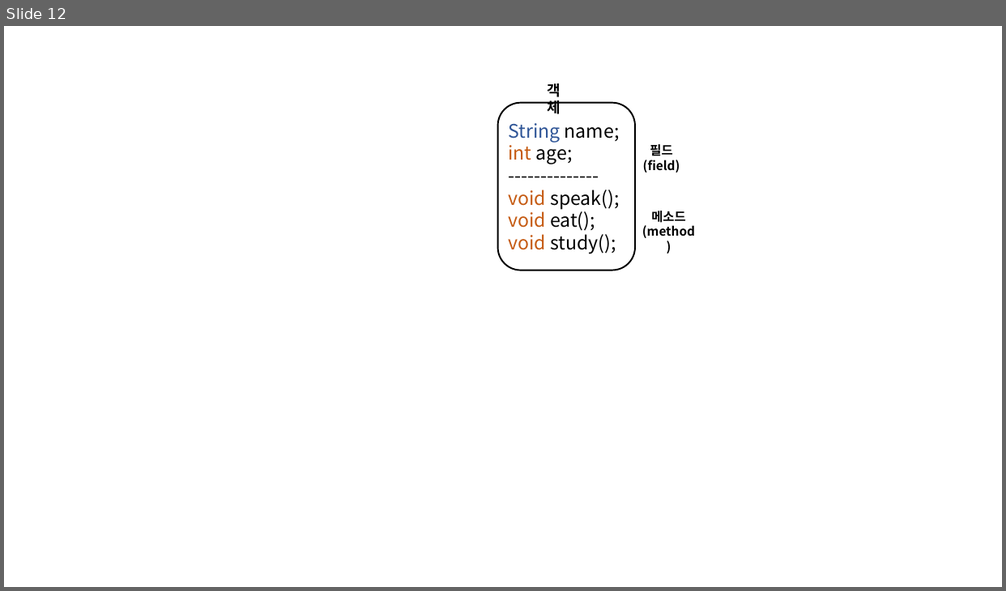
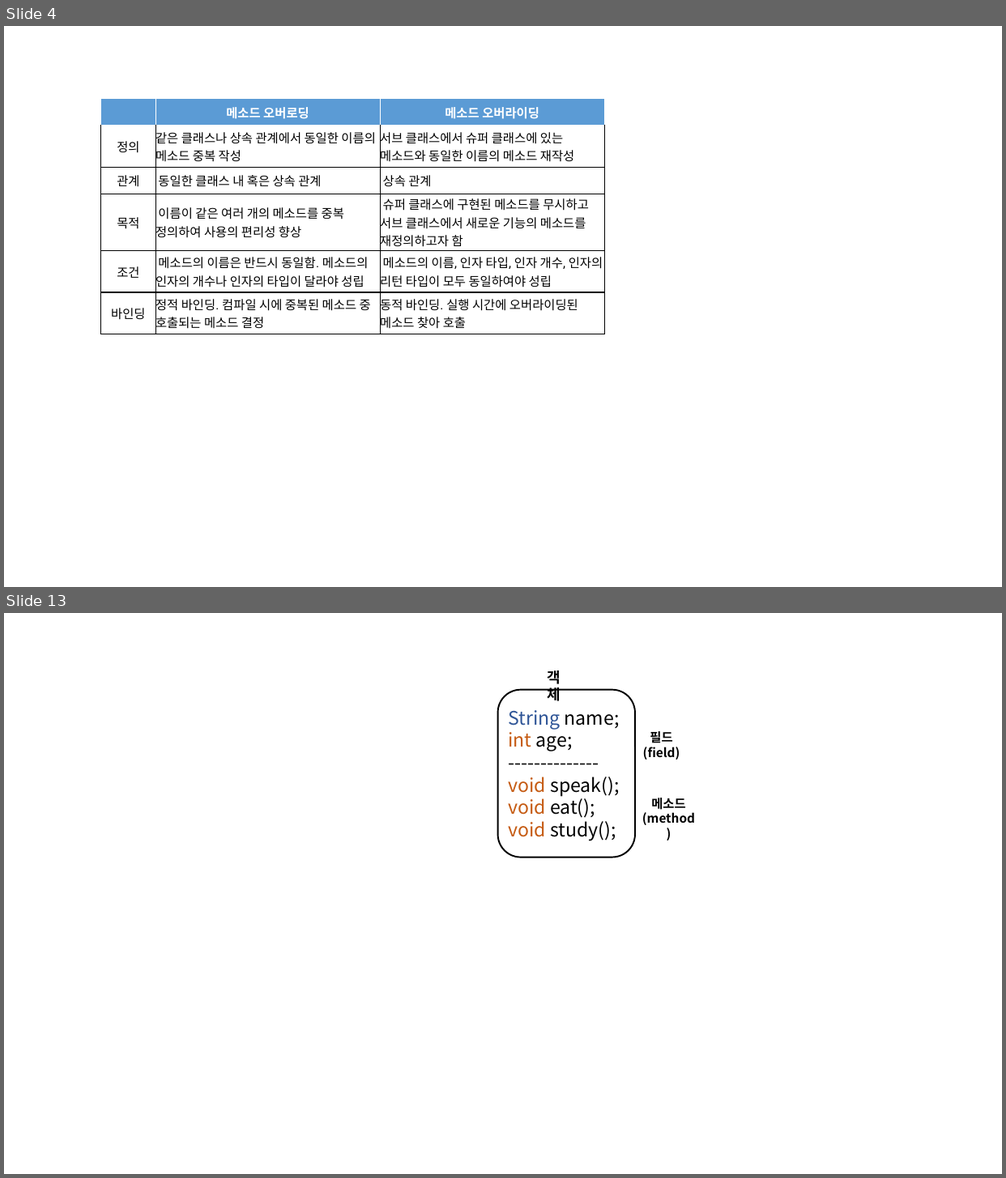
Before and after one commit to Rap0d/rap0d.github.io, a slide deck: assets/form/matrix.pptx. Shown one above the other, each under a label of ours: slide 12 before the commit, slides 4 and 13 after it; the slides between them are not shown. The pictures are 1006x591 and 1006x1178 pixels, drawn with LibreOffice and Linux fonts; fonts in the diff are those of the drawing. Boxes give left, top, right and bottom in pixels: in the first picture for what was removed or moved away, otherwise in the second. Text is boxed around its words. In the diff, an @@ line names an element or a change of style, - is before the commit and + after.

```diff
--- a/assets/form/matrix.pptx
+++ b/assets/form/matrix.pptx
@@ slide 4 added at [4, 26, 1002, 587], background #FFFFFF @@
@@ table added at [101, 99, 605, 369], 6 rows, 3 columns @@
+ | 메소드 오버로딩 | 메소드 오버라이딩
+정의 | 같은 클래스나 상속 관계에서 동일한 이름의 메소드 중복 작성 | 서브 클래스에서 슈퍼 클래스에 있는 메소드와 동일한 이름의 메소드 재작성
+관계 | 동일한 클래스 내 혹은 상속 관계 | 상속 관계
+목적 | 이름이 같은 여러 개의 메소드를 중복 정의하여 사용의 편리성 향상 | 슈퍼 클래스에 구현된 메소드를 무시하고 서브 클래스에서 새로운 기능의 메소드를 재정의하고자 함
+조건 | 메소드의 이름은 반드시 동일함. 메소드의 인자의 개수나 인자의 타입이 달라야 성립 | 메소드의 이름, 인자 타입, 인자 개수, 인자의 리턴 타입이 모두 동일하여야 성립
+바인딩 | 정적 바인딩. 컴파일 시에 중복된 메소드 중 호출되는 메소드 결정 | 동적 바인딩. 실행 시간에 오버라이딩된 메소드 찾아 호출
@@ what was slide 12 is now slide 13 @@
```
Also in this commit, not shown: 12 slides changed, 2 other files.
